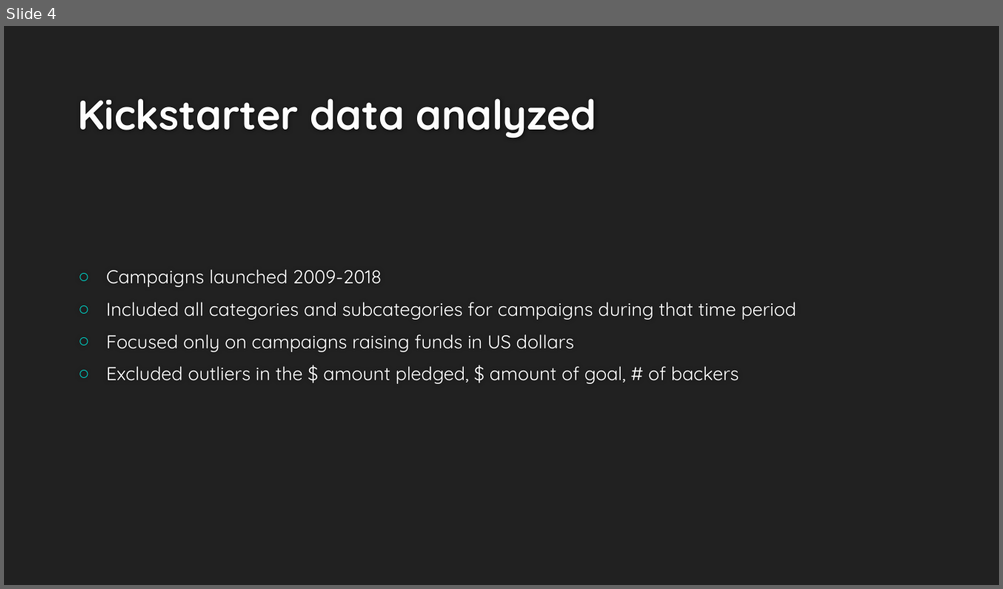
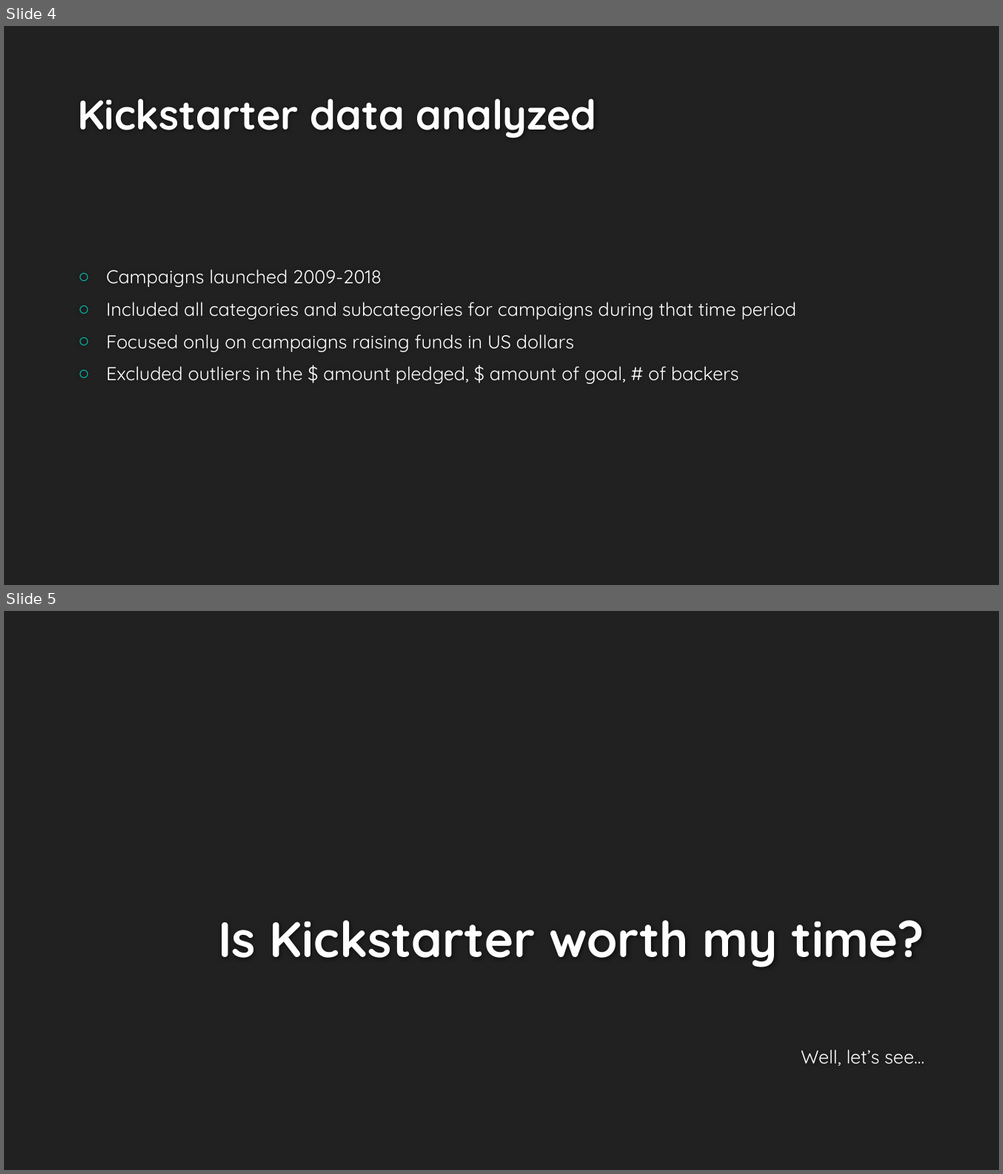
Before and after one commit to jychan-umd/Kickstarter-Data-Analysis, a slide deck: Kickstart your way to success.pptx. Shown one above the other, each under a label of ours: slide 4 before the commit, slides 4 and 5 after it. The pictures are 1003x589 and 1003x1174 pixels, drawn with LibreOffice and Linux fonts; fonts in the diff are those of the drawing; background and template pictures are left out. Boxes give left, top, right and bottom in pixels: in the first picture for what was removed or moved away, otherwise in the second. Text is boxed around its words. In the diff, an @@ line names an element or a change of style, - is before the commit and + after.

```diff
--- a/Kickstart your way to success.pptx
+++ b/Kickstart your way to success.pptx
@@ slide 5 added at box(4, 611, 999, 1170), background #212121 @@
@@ title added at box(218, 920, 925, 968), 48 pt, text #FEFEFE, bold @@
+Is Kickstarter worth my time?
@@ text added at box(800, 1050, 924, 1066), 18 pt, text #FFFFFF @@
+Well, let’s see…
```
Also in this commit, not shown: 8 other slides added, 2 other files.
